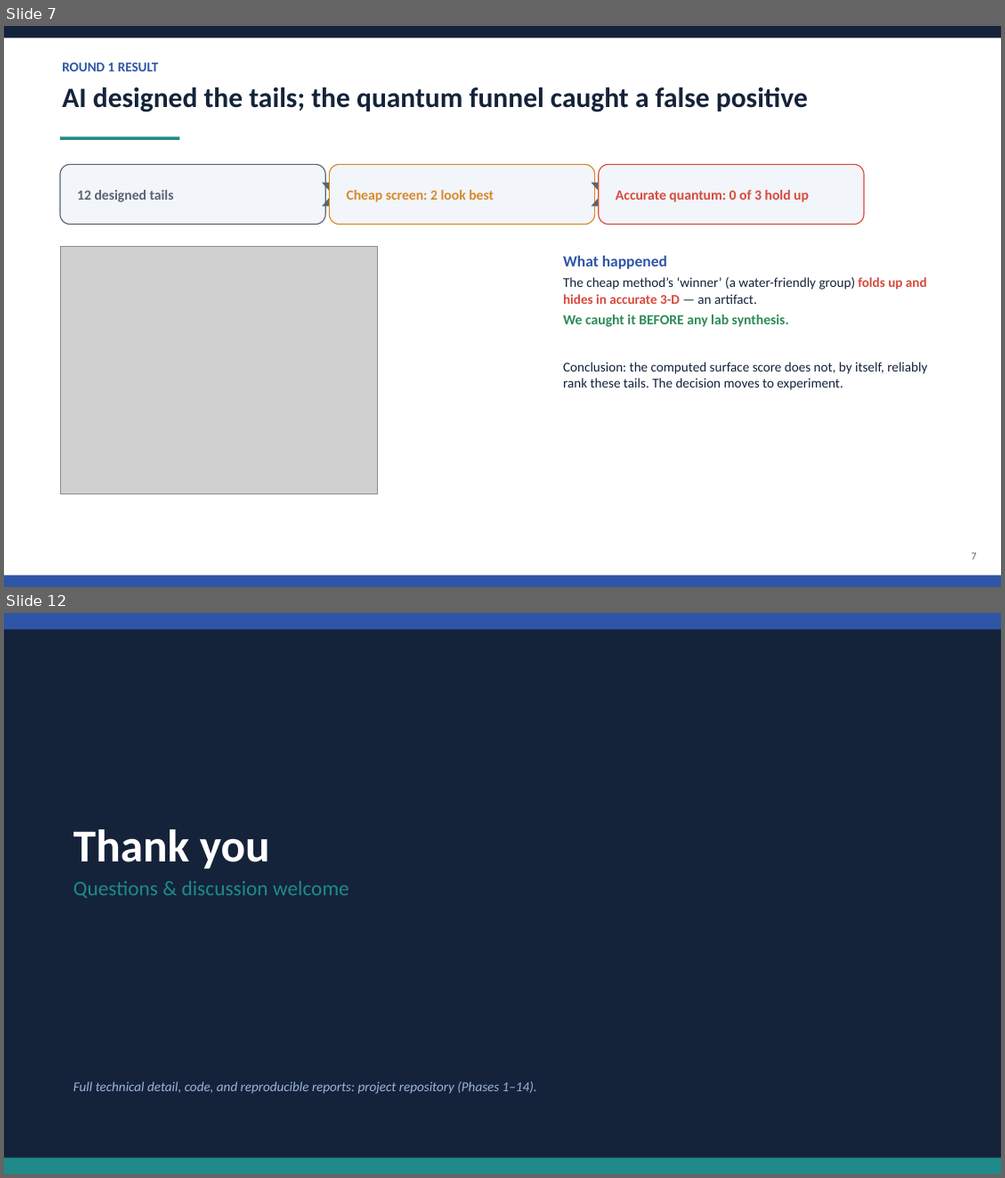
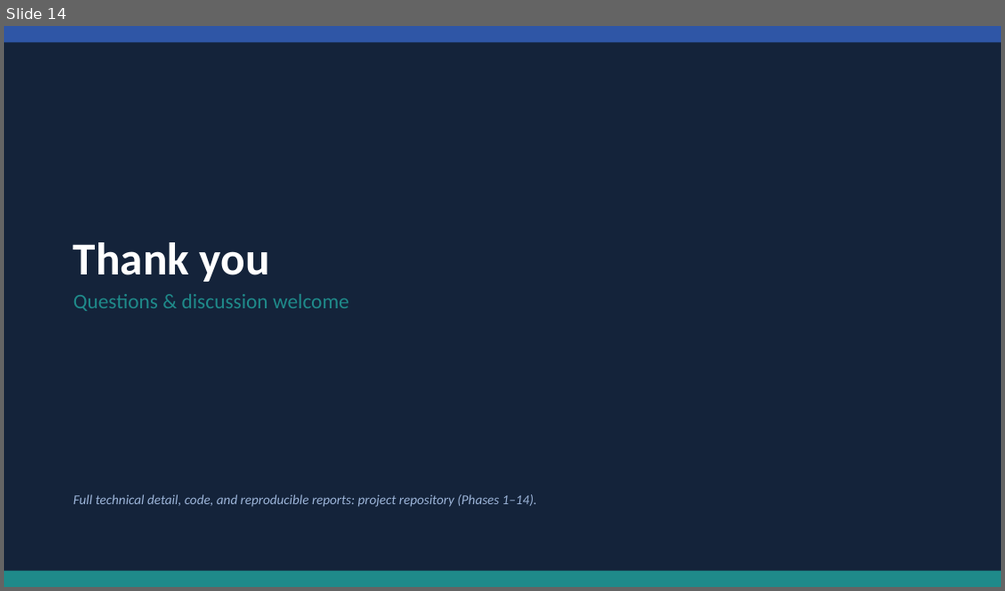
Before and after one commit to MrElss/Papulacandin, a slide deck: analysis/outputs/Papulacandin_promotion_report.pptx. Shown one above the other, each under a label of ours: slides 7 and 12 before the commit, slide 14 after it; the slides between them are not shown. The pictures are 1005x1178 and 1005x591 pixels, drawn with LibreOffice and Linux fonts; fonts in the diff are those of the drawing; grey boxes stand for pictures. Boxes give left, top, right and bottom in pixels: in the first picture for what was removed or moved away, otherwise in the second. Text is boxed around its words. In the diff, an @@ line names an element or a change of style, - is before the commit and + after.

```diff
--- a/analysis/outputs/Papulacandin_promotion_report.pptx
+++ b/analysis/outputs/Papulacandin_promotion_report.pptx
@@ slide 7 removed at (x1=4, y1=26, x2=1001, y2=587), background #FFFFFF @@
@@ rectangle removed at (x1=4, y1=26, x2=1001, y2=38) @@
@@ text removed at (x1=62, y1=62, x2=159, y2=71) @@
-ROUND 1 RESULT
@@ text removed at (x1=62, y1=87, x2=808, y2=112) @@
-AI designed the tails; the quantum funnel caught a false positive
@@ rectangle removed at (x1=60, y1=136, x2=179, y2=140) @@
@@ rounded rectangle removed at (x1=60, y1=164, x2=325, y2=224) @@
@@ chevron removed at (x1=322, y1=183, x2=343, y2=206) @@
@@ rounded rectangle removed at (x1=329, y1=164, x2=595, y2=224) @@
@@ chevron removed at (x1=591, y1=183, x2=612, y2=206) @@
@@ rounded rectangle removed at (x1=599, y1=164, x2=864, y2=224) @@
@@ text removed at (x1=77, y1=190, x2=174, y2=202) @@
-12 designed tails
@@ text removed at (x1=347, y1=190, x2=494, y2=202) @@
-Cheap screen: 2 look best
@@ text removed at (x1=615, y1=190, x2=809, y2=202) @@
-Accurate quantum: 0 of 3 hold up
@@ picture removed at (x1=60, y1=247, x2=377, y2=493) @@
@@ text removed at (x1=563, y1=255, x2=927, y2=390) @@
-What happened
-The cheap method’s ‘winner’ (a water-friendly group) folds up and hides in accurate 3-D — an artifact.
-We caught it BEFORE any lab synthesis.
-Conclusion: the computed surface score does not, by itself, reliably rank these tails. The decision moves to experiment.
@@ text removed at (x1=971, y1=552, x2=977, y2=559) @@
-7
@@ rectangle removed at (x1=4, y1=575, x2=1001, y2=587) @@
@@ what was slide 12 is now slide 14 @@
```
Also in this commit, not shown: 9 slides changed, 4 slides added, 1 other slide removed, 9 other files.
